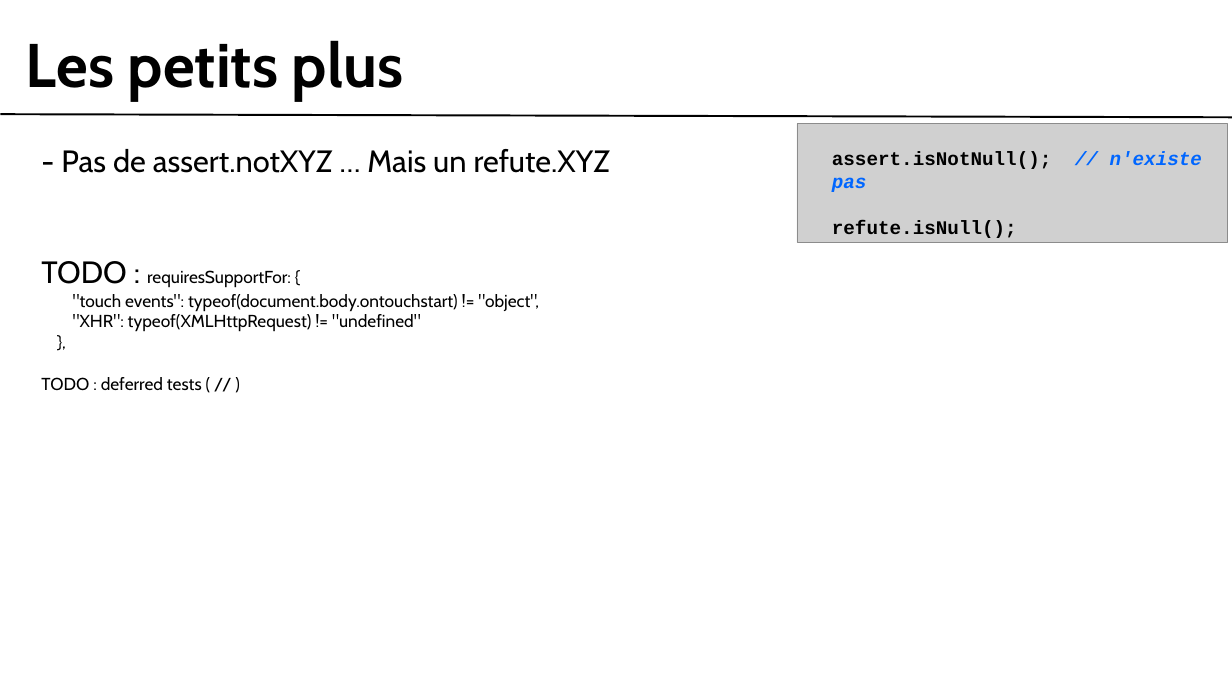
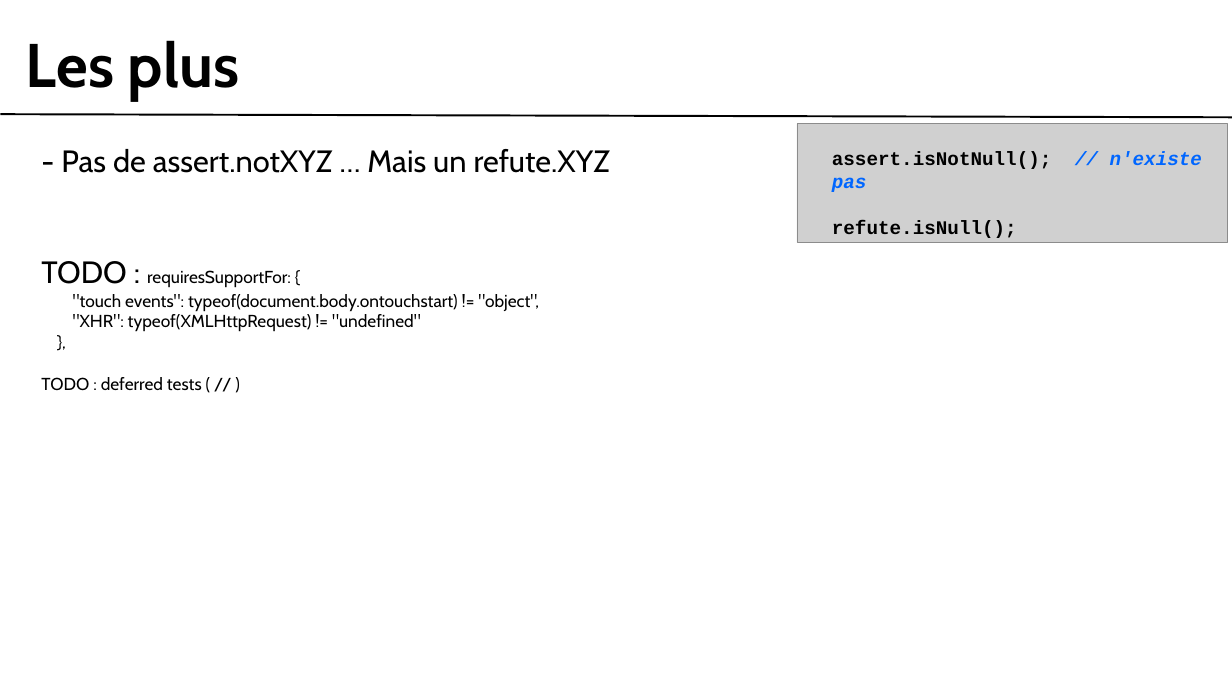
Before and after one commit to gobengo/devoxx-panorama-js-testing, a slide deck: slide 6 of doc/buster_part.ppt. Drawn at 1232x693 pixels with LibreOffice and Linux fonts; fonts in the diff are those of the drawing; grey boxes stand for pictures; background and template pictures are left out. Boxes give left, top, right and bottom in pixels: in the first picture for what was removed or moved away, otherwise in the second. Text is boxed around its words. In the diff, an @@ line names an element or a change of style, - is before the commit and + after.

```diff
--- a/doc/buster_part.ppt
+++ b/doc/buster_part.ppt
@@ text at (26, 40, 239, 101): text changed @@
-Les petits plus
+Les plus
```
Also in this commit, not shown: 3 other slides changed, 1 other file.
